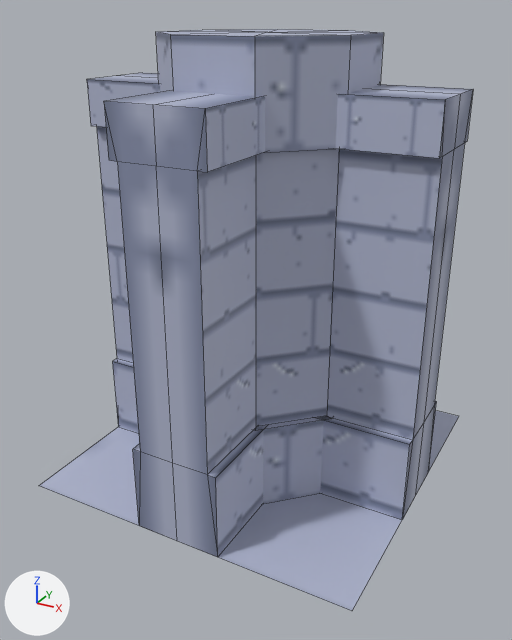
A saved change to the FBX model UPX/Assets/src/Models/Pillar_Wall_4.fbx.
Before and after are seen from a 50 mm lens placed at (1.82, -3.43, 2.61), pointed at (0.01, -0.14, 0.96). The lights are fixed; the arrows at lower left show +X, +Y and +Z. Mesh edges are drawn as thin lines. Where no turn or scale is listed for an object, it has been applied to the vertices.

Names of what the first picture shows: 'Pillar_Wall_4'.
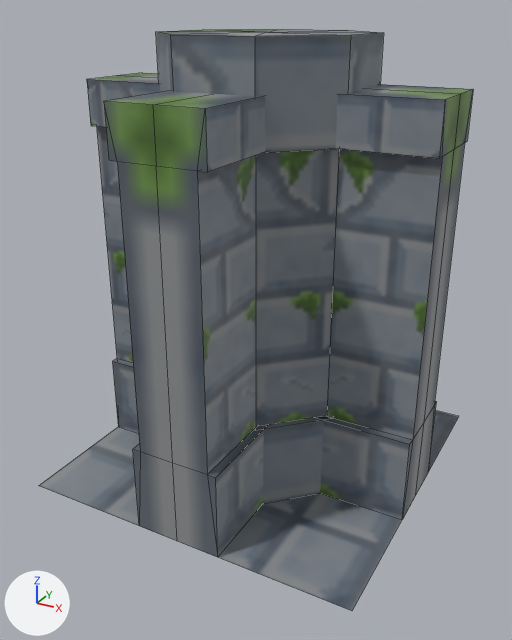
The change, as JSON lines over the scene's bpy script:
```json
{"op": "add", "block": "img_brick_tile_png", "code": ["img_brick_tile_png = load_image('Brick Tile.png', '../Materials/Sprites/Brick Tile.png', 64, 64, 'sRGB')"]}
{"op": "set", "path": "mat_wall.texture", "old": "img_wall_1_png", "new": "img_brick_tile_png"}
{"block": "me_cube_006", "where": "me_cube_006.from_pydata(...)  # 117 vertices, 101 faces; spans x -1.0..1.0, y -1.0..1.0, z 0.0..2.5"}
{"block": "me_cube_006", "where": "# used by ob_pillar_wall_4; location = (0.0, 0.0, 0.0)"}
{"block": "me_cube_006", "change": "me_cube_006 part 1: texture (UV) coordinates of 1 of 101 faces, centred in x 0.0, y 0.0, z 0.0, changed; they spanned u 0.44..0.64, v 0.54..0.74 and now span u 0.0..1.0, v 0.0..1.0"}
```

What differs and where, as boxes (x1, y1, x2, y2) in the pictures (512 x 640 px):
```json
{"object": "Pillar_Wall_4", "change": "surface changed", "before": [39, 29, 473, 611], "after": [39, 29, 473, 611]}
{"part": 1, "of": "me_cube_006", "change": "surface changed", "before": [39, 411, 459, 611], "after": [39, 411, 459, 611]}
```
